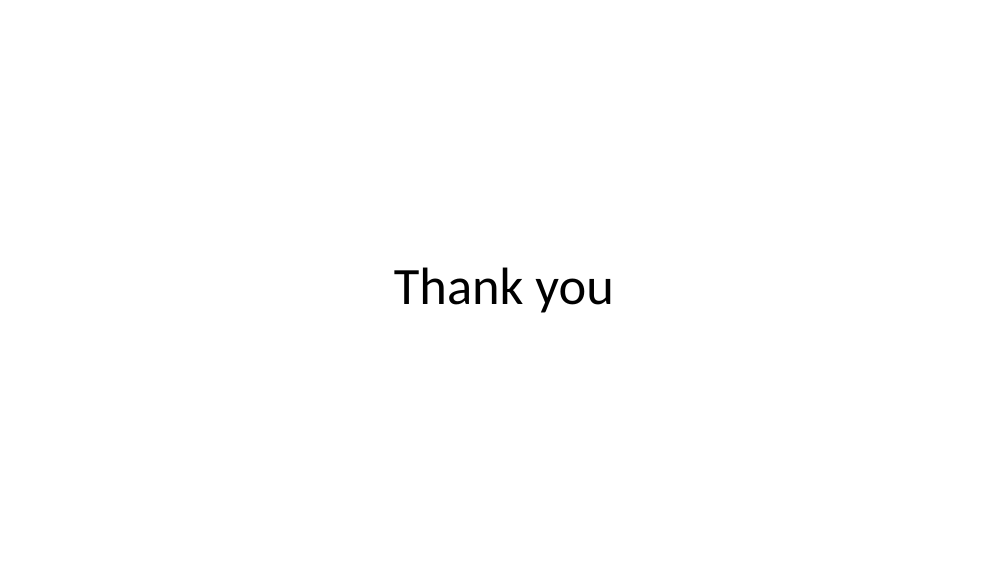
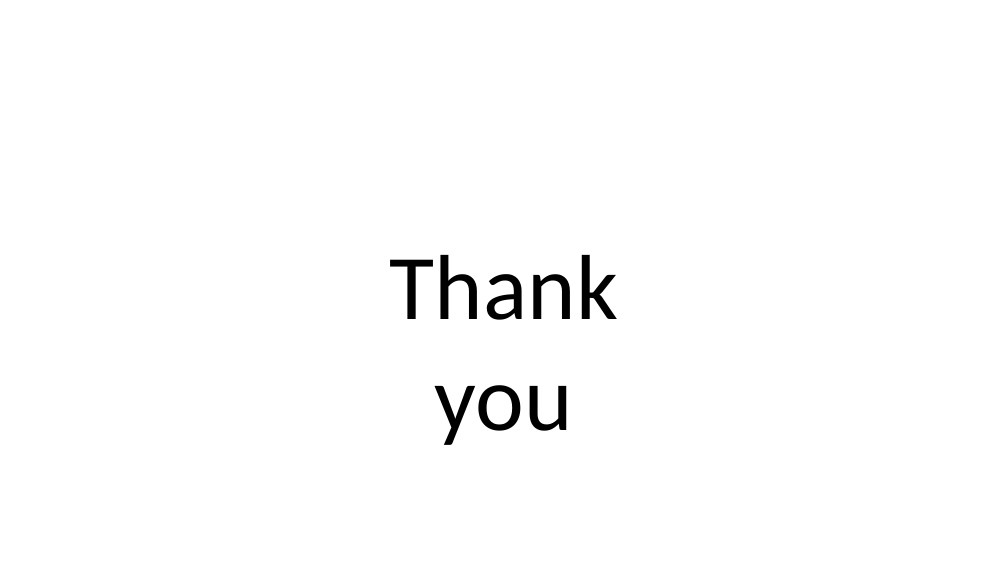
Before and after one commit to DivjotAlt/school, a slide deck: slide 7 of english project.pptx. Drawn at 1008x567 pixels with LibreOffice and Linux fonts; fonts in the diff are those of the drawing. Boxes give left, top, right and bottom in pixels: in the first picture for what was removed or moved away, otherwise in the second. Text is boxed around its words. In the diff, an @@ line names an element or a change of style, - is before the commit and + after.

```diff
--- a/english project.pptx
+++ b/english project.pptx
@@ text "Thank you": place and size @@
-text "Thank you" at [394, 267, 613, 313]
+text "Thank you" at [390, 255, 618, 445]
@@ text "Thank you" at [390, 255, 618, 445]: size 50 to 88 pt @@
```
Also in this commit, not shown: 4 other slides changed.
